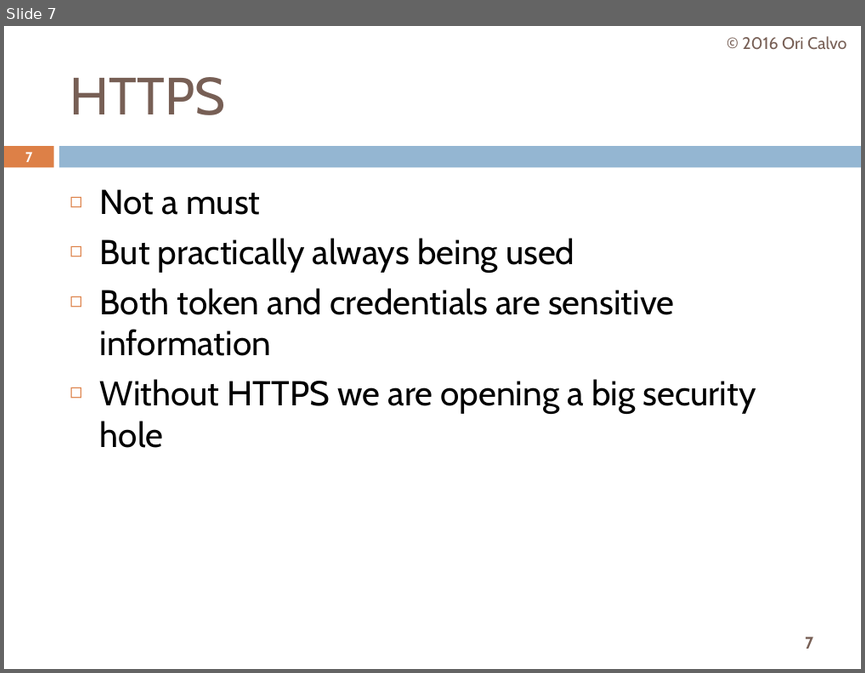
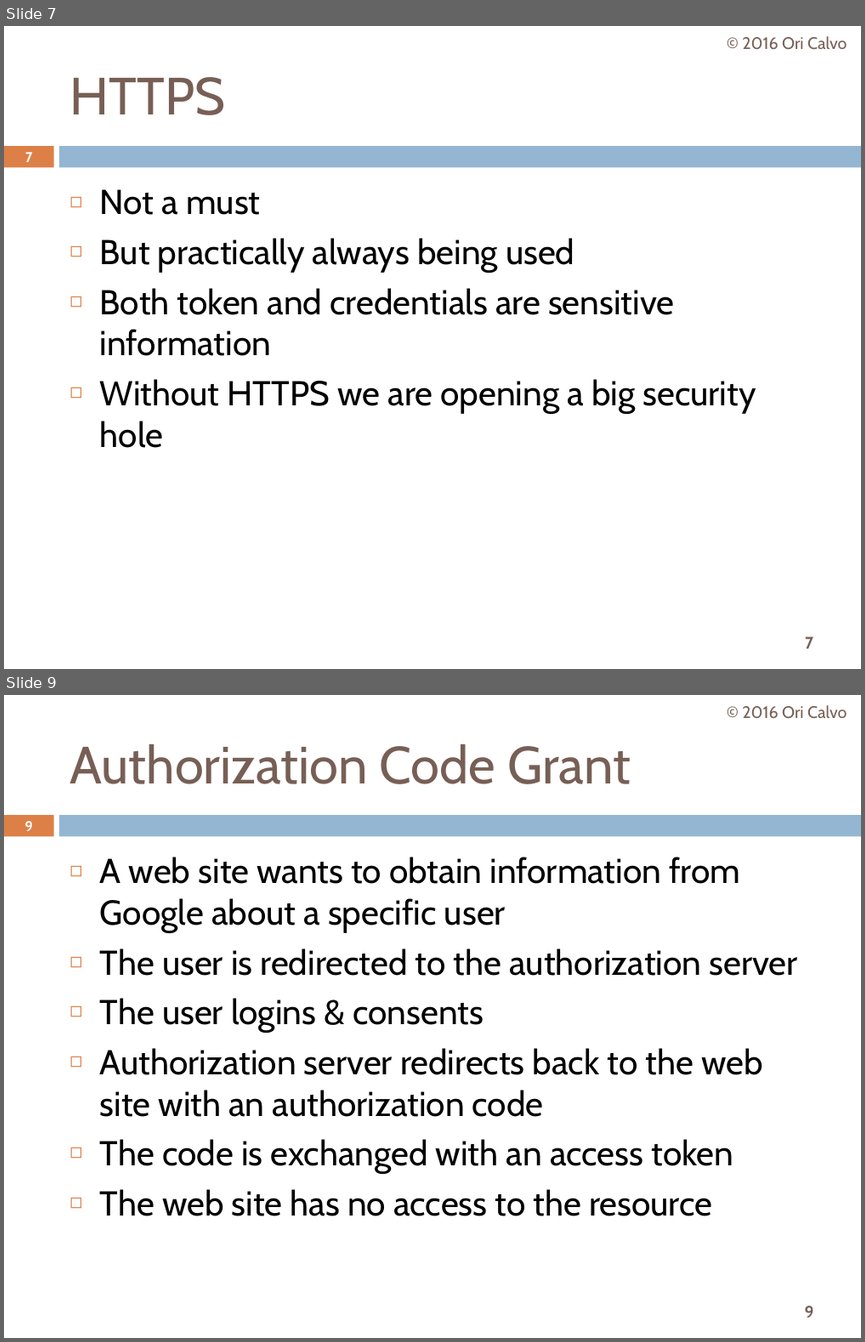
Before and after one commit to oricalvo/course-oauth, a slide deck: OAuth.pptx. Shown one above the other, each under a label of ours: slide 7 before the commit, slides 7 and 9 after it; the slides between them are not shown. The pictures are 865x673 and 865x1342 pixels, drawn with LibreOffice and Linux fonts; fonts in the diff are those of the drawing. Boxes give left, top, right and bottom in pixels: in the first picture for what was removed or moved away, otherwise in the second. Text is boxed around its words. In the diff, an @@ line names an element or a change of style, - is before the commit and + after.

```diff
--- a/OAuth.pptx
+++ b/OAuth.pptx
@@ slide 9 added at [4,695,861,1338], background #FFFFFF; not listed: 3 template elements that a slide beside it also shows @@
@@ text added at [742,705,846,719], 14 pt, text #775F55 @@
+© 2016 Ori Calvo
@@ title added at [69,744,630,784], 44 pt, text #775F55 @@
+Authorization Code Grant
@@ page number added at [25,821,33,831], 11.9 pt, text #FFFFFF, bold @@
+9
@@ text added at [100,857,797,1216], 29 pt, text #000000 @@
+◻ A web site wants to obtain information from Google about a specific user
+◻ The user is redirected to the authorization server
+◻ The user logins & consents
+◻ Authorization server redirects back to the web site with an authorization code
+◻ The code is exchanged with an access token
+◻ The web site has no access to the resource
```
Also in this commit, not shown: 6 slides changed, 8 other slides added.
